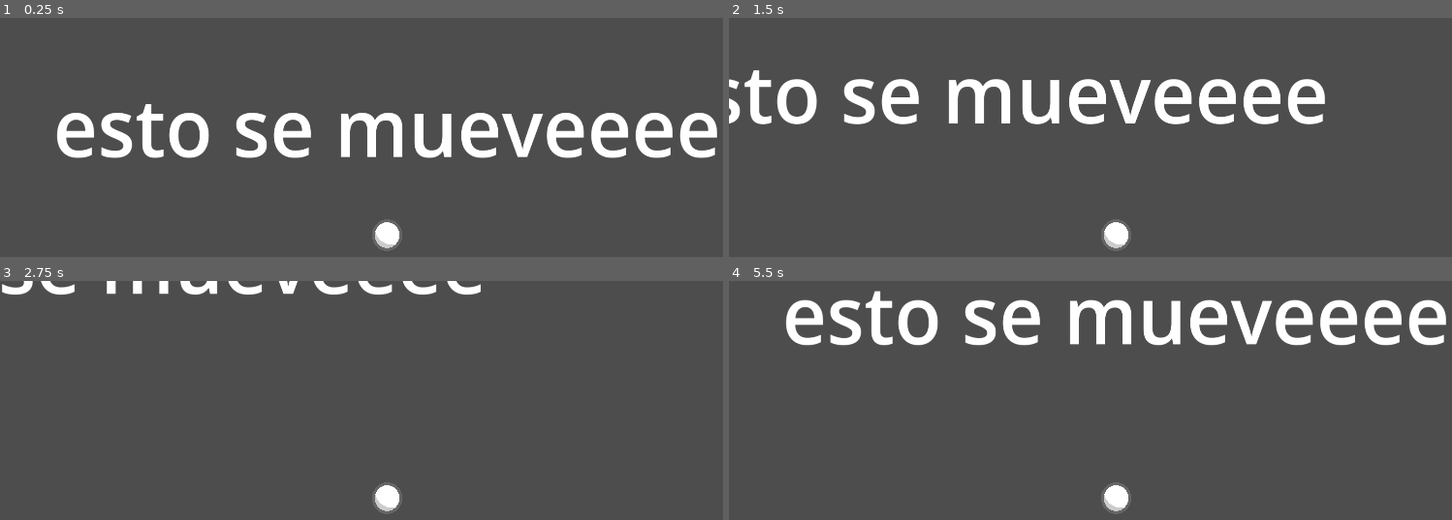
Above: before the commit, frames 1-4 (two rows, left to right).
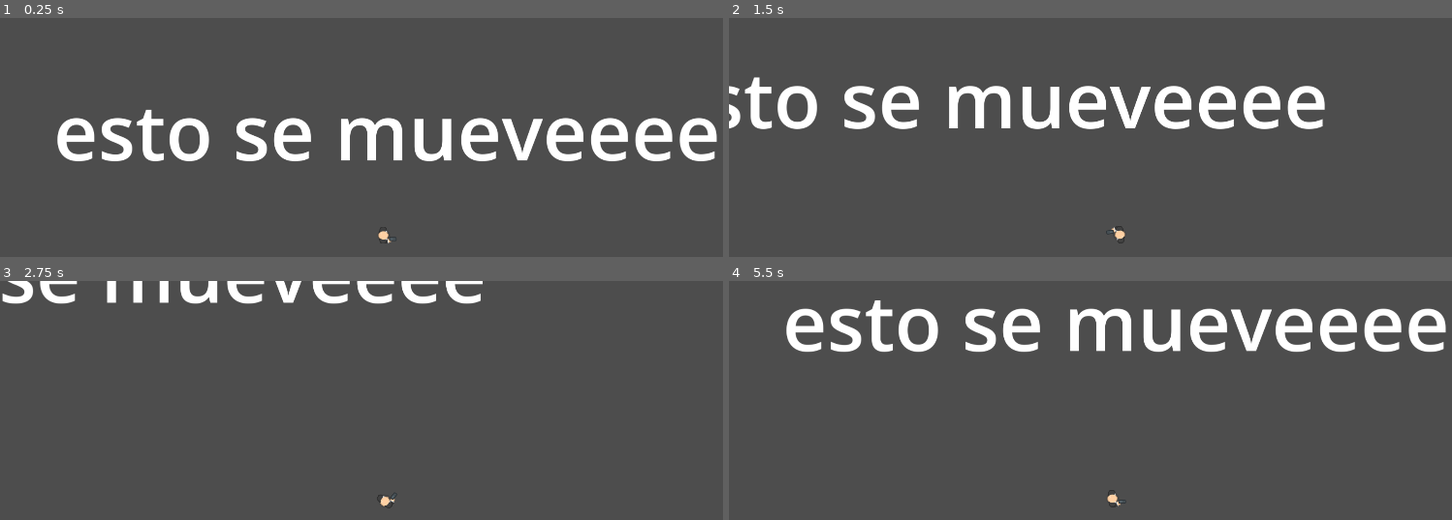
Above: after the commit, the same moments.

Repository: luuismrtn/desolation-zombie
Game: Godot game, scene res://Escenas/casa.tscn
The game is run twice, just before and just after one commit, with the same random seed, the same clock (stepped at 60 frames per second) and the same inputs.
Inputs (mouse positions are in pixels of both pictures, inside the frame that each line leads up to):
- Up to frame 1 (0.25 s): no input
- Up to frame 2 (1.5 s): tap Enter at 0.5 s; move the mouse to (1285, 213) at 0.52 s; hold D (right) 0.53-1.28 s; move the mouse to (960, 256) at 1.27 s; hold S (down) from 1.28 s (still down)
- Up to frame 3 (2.75 s): move the mouse to (462, 402) at 2.02 s; release S (down) at 2.03 s; hold D (right) from 2.03 s (still down)
- Up to frame 4 (5.5 s): move the mouse to (outside the picture) at 2.77 s; release D (right) at 2.78 s; hold W (up) 2.78-3.53 s; move the mouse to (outside the picture) at 3.52 s; hold A (left) 3.53-5.03 s; move the mouse to (880, 433) at 4.27 s; move the mouse to (1155, 498) at 5.02 s; hold S (down) from 5.03 s (still down)

The runs differ from the first frame. In frame 1, 6.2% of the frame differs, in the area x 7-100%, y 36-98%; in frame 2, 6.7%; in frame 3, 3.5%; in frame 4, 9.4%, in the area x 7-100%, y 4-98%.

Commit message:
Rotacion del jugador hacia cursor

Diff:
--- a/Escenas/casa.tscn
+++ b/Escenas/casa.tscn
@@ -1,15 +1,13 @@
 [gd_scene load_steps=4 format=3 uid="uid://b72qke20s8cpe"]
 
-[ext_resource type="Texture2D" uid="uid://bi4slcy5ks2mr" path="res://Sprites/sprite test.webp" id="1_mtkcc"]
+[ext_resource type="Texture2D" uid="uid://nwb0a1vaxwtf" path="res://Sprites/kenney_top-down-shooter/PNG/Hitman 1/hitman1_gun.png" id="1_4i6yv"]
 [ext_resource type="Script" path="res://Scripts/Player.gd" id="2_ycrnb"]
 [ext_resource type="Script" path="res://Scripts/Camera2D.gd" id="3_1gexa"]
 
 [node name="Casa" type="Node2D"]
-scale = Vector2(1.0011, 1.04568)
 
 [node name="Player" type="Sprite2D" parent="."]
-scale = Vector2(0.115272, 0.115272)
-texture = ExtResource("1_mtkcc")
+texture = ExtResource("1_4i6yv")
 script = ExtResource("2_ycrnb")
 
 [node name="Camera2D" type="Camera2D" parent="."]
--- a/Scripts/Player.gd
+++ b/Scripts/Player.gd
@@ -19,3 +19,15 @@
 	# Mover hacia abajo
 	if Input.is_action_pressed("down"):
 		position.y += speed * delta
+
+	# Obtener la posición del puntero del ratón en la escena
+	var mouse_position = get_global_mouse_position()
+
+	# Calcular la dirección hacia el puntero del ratón
+	var direction_to_mouse = (mouse_position - global_position).normalized()
+
+	# Calcular el ángulo para orientar el sprite del jugador hacia el puntero del ratón
+	var angle_to_mouse = direction_to_mouse.angle()
+
+	# Orientar el sprite del jugador hacia el puntero del ratón
+	rotation = angle_to_mouse
Not shown, changed: Sprites/kenney_top-down-shooter/Spritesheet/spritesheet_characters.xml
